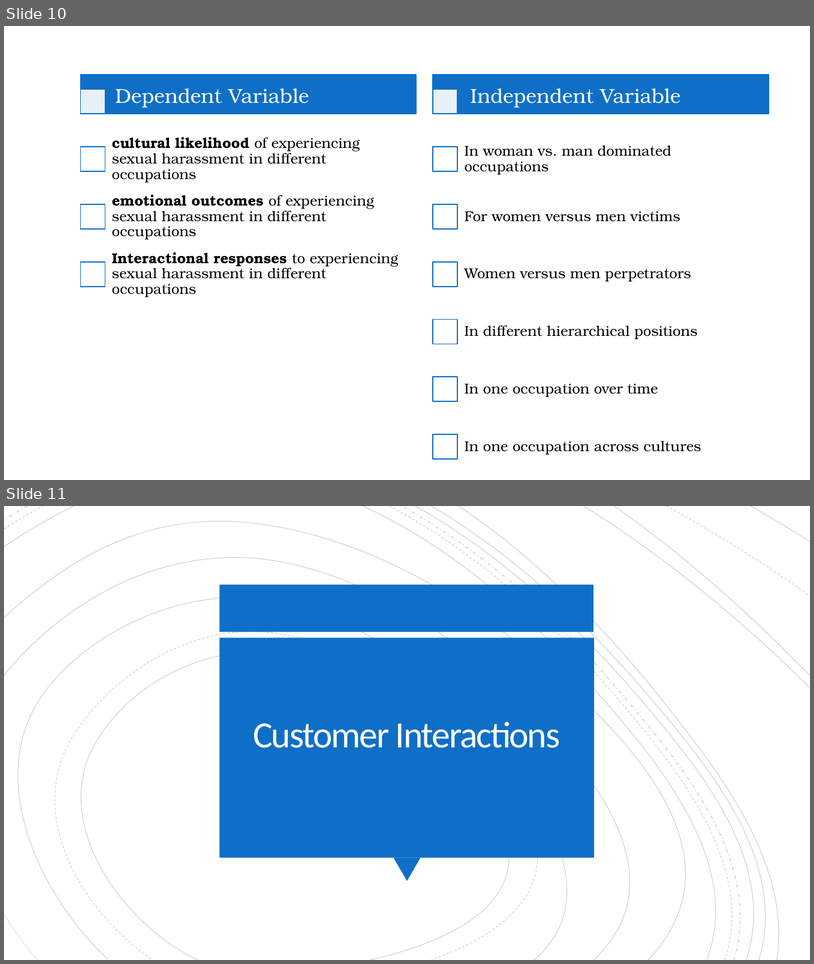
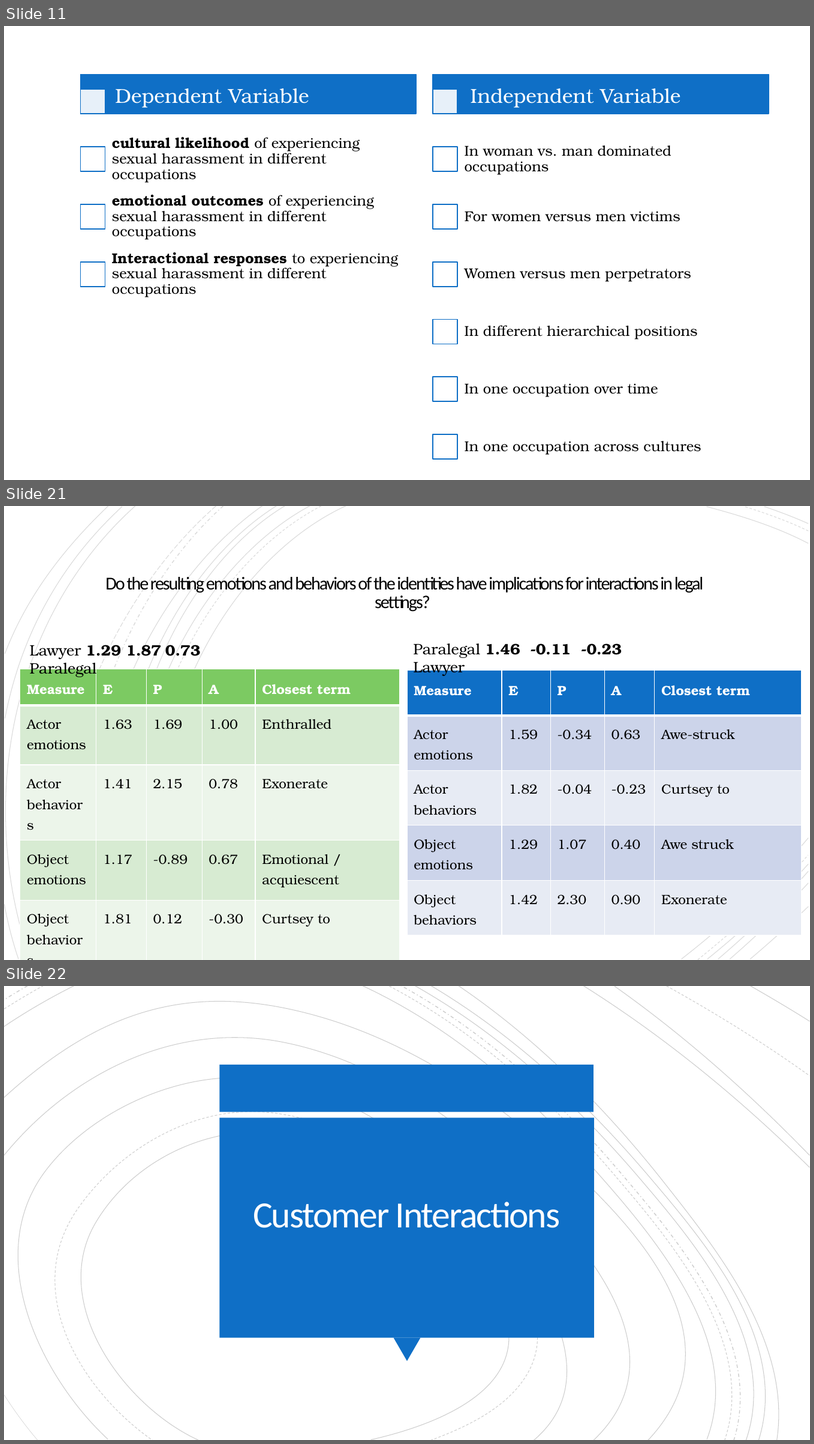
Before and after one commit to ekmaloney/soc490s, a slide deck: slides/march_8.pptx. Shown one above the other, each under a label of ours: slides 10 and 11 before the commit, slides 11, 21 and 22 after it; the slides between them are not shown. The pictures are 814x964 and 814x1444 pixels, drawn with LibreOffice and Linux fonts; fonts in the diff are those of the drawing. Boxes give left, top, right and bottom in pixels: in the first picture for what was removed or moved away, otherwise in the second. Text is boxed around its words. In the diff, an @@ line names an element or a change of style, - is before the commit and + after.

```diff
--- a/slides/march_8.pptx
+++ b/slides/march_8.pptx
@@ slide 21 added at (x1=4, y1=506, x2=810, y2=960), background #FFFFFF @@
@@ rectangle added at (x1=4, y1=506, x2=810, y2=960), fill #FFFFFF @@
@@ group added at (x1=4, y1=506, x2=809, y2=960): 18 freeform shapes @@
@@ group added at (x1=4, y1=506, x2=809, y2=960): 21 freeform shapes @@
@@ title added at (x1=105, y1=577, x2=704, y2=612), 21.6 pt, text #000000 @@
+Do the resulting emotions and behaviors of the identities have implications for interactions in legal settings?
@@ text added at (x1=30, y1=645, x2=200, y2=678), 18 pt, text #000000 @@
+Lawyer 1.29 1.87 0.73 Paralegal
@@ text added at (x1=413, y1=643, x2=622, y2=676), 18 pt, text #000000 @@
+Paralegal 1.46 -0.11 -0.23 Lawyer
@@ table added at (x1=20, y1=669, x2=400, y2=938), 5 rows, 5 columns @@
+Measure | E | P | A | Closest term
+Actor emotions | 1.63 | 1.69 | 1.00 | Enthralled
+Actor behaviors | 1.41 | 2.15 | 0.78 | Exonerate
+Object emotions | 1.17 | -0.89 | 0.67 | Emotional / acquiescent
+Object behaviors | 1.81 | 0.12 | -0.30 | Curtsey to
@@ table added at (x1=408, y1=670, x2=803, y2=935), 5 rows, 5 columns @@
+Measure | E | P | A | Closest term
+Actor emotions | 1.59 | -0.34 | 0.63 | Awe-struck
+Actor behaviors | 1.82 | -0.04 | -0.23 | Curtsey to
+Object emotions | 1.29 | 1.07 | 0.40 | Awe struck
+Object behaviors | 1.42 | 2.30 | 0.90 | Exonerate
@@ what was slide 10 is now slide 11 @@
@@ what was slide 11 is now slide 22 @@
```
Also in this commit, not shown: 3 slides changed, 20 other slides added, 1 slide removed, 8 other files.
